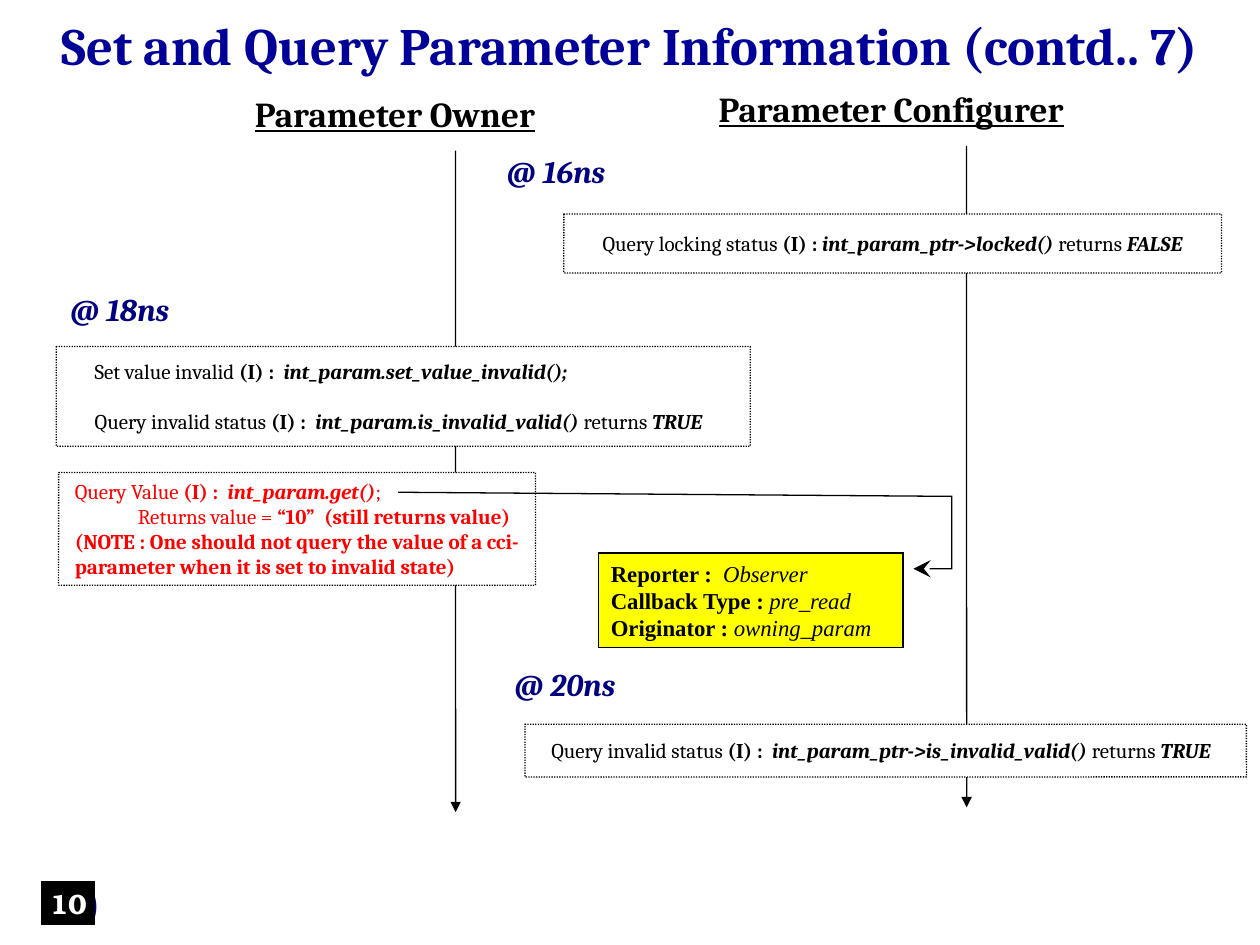
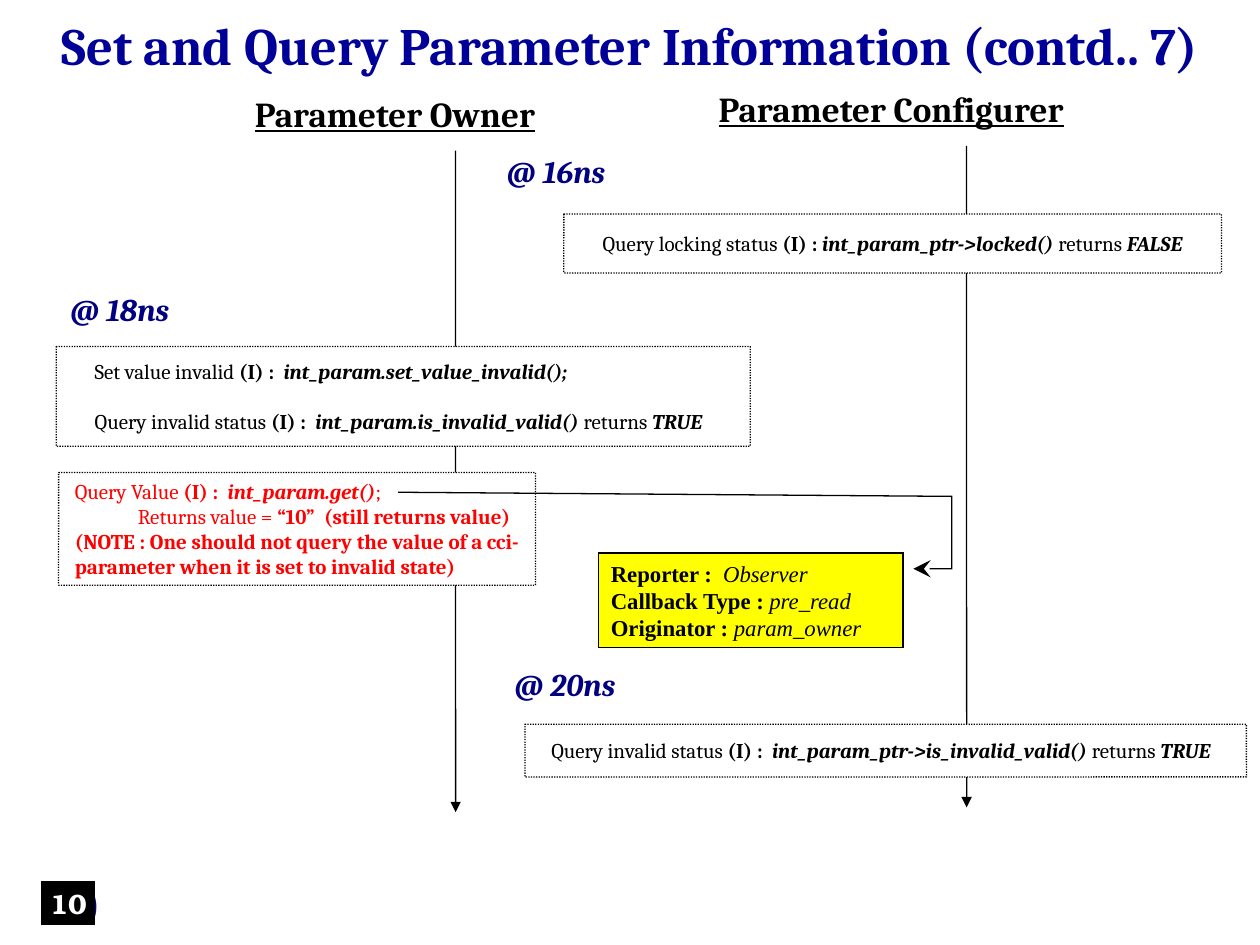
Before and after one commit to accellera-official/cci, a slide deck: slide 10 of examples/ex07_Parameter_Information/docs/ex07_Parameter_Information.ppt. Drawn at 1260x945 pixels with LibreOffice and Linux fonts; fonts in the diff are those of the drawing; background and template pictures are left out. Boxes give left, top, right and bottom in pixels: in the first picture for what was removed or moved away, otherwise in the second. Text is boxed around its words. In the diff, an @@ line names an element or a change of style, - is before the commit and + after.

Commit message:
Updates results from value originator fix
The value originator's name is now properly reported (vs.
'owning_param').

```diff
--- a/examples/ex07_Parameter_Information/docs/ex07_Parameter_Information.ppt
+++ b/examples/ex07_Parameter_Information/docs/ex07_Parameter_Information.ppt
@@ text in freeform shape at (611, 620, 861, 641): text changed; bold on; italic off @@
-Originator : owning_param
+Originator : param_owner
```
Also in this commit, not shown: 3 other slides changed, 1 other file.
